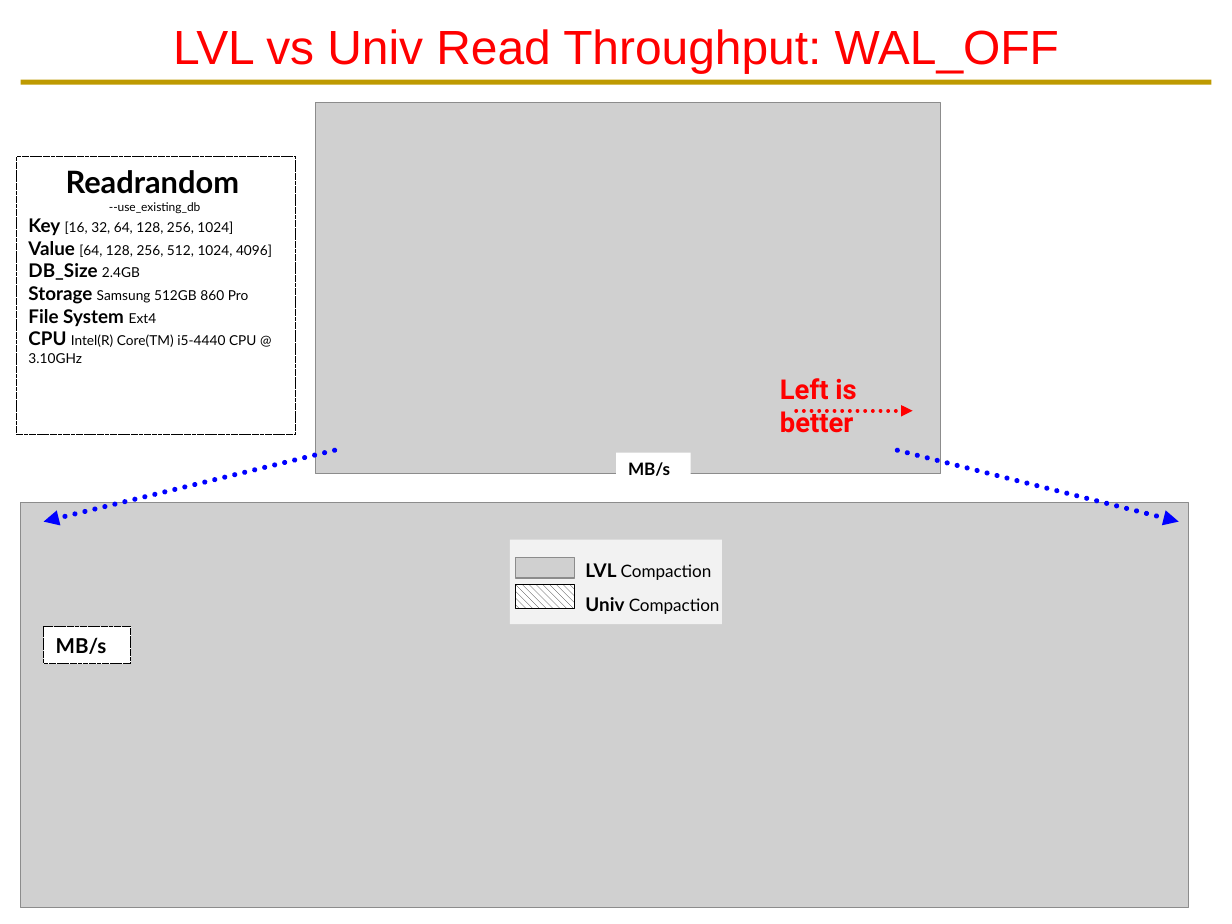
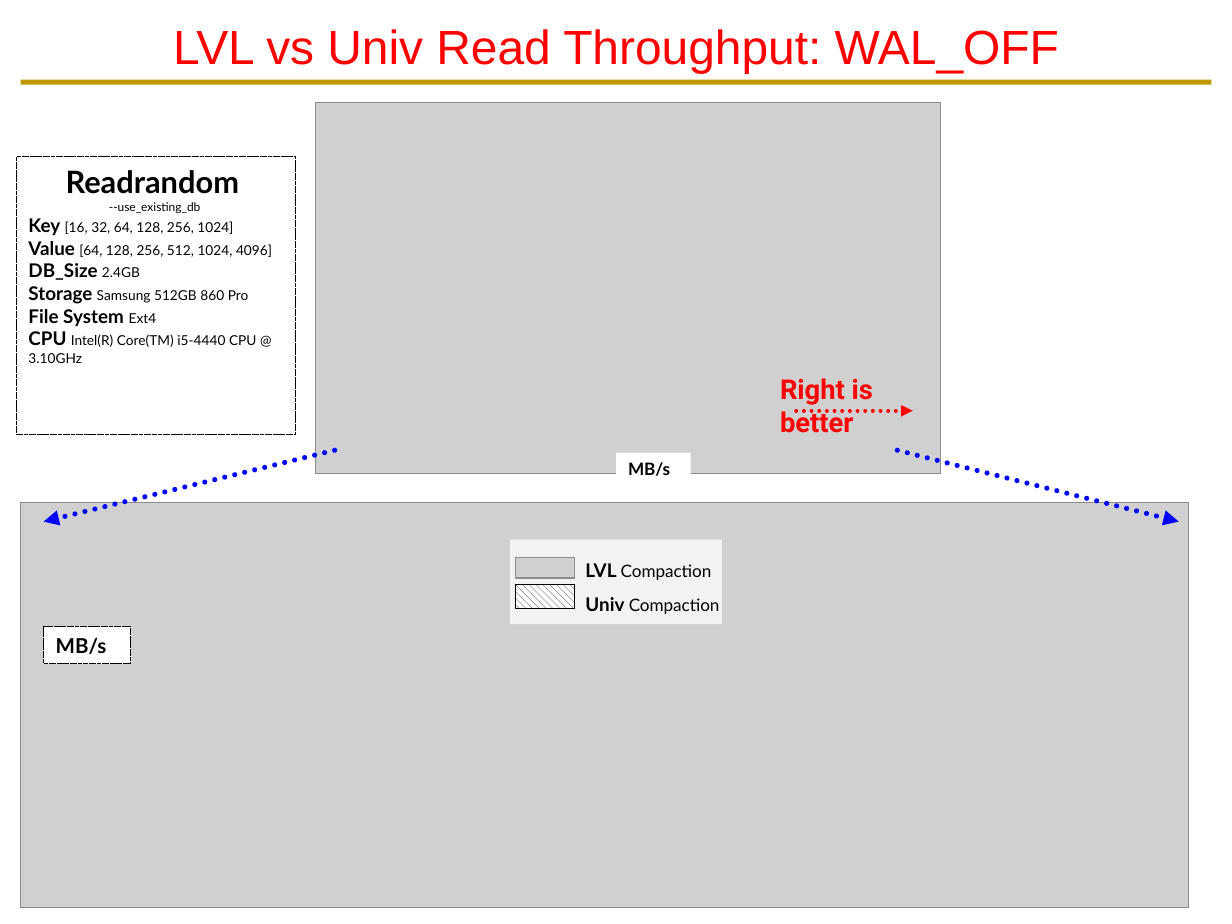
Before and after one commit to DKU-StarLab/RocksDB_Festival, a slide deck: slide 6 of RF1_Team_Compaction/RocksDB_Festival_Compaction_Team1_Quantitative_Analysis3_v0.3(송인호 한예진).pptx. Drawn at 1232x924 pixels with LibreOffice and Linux fonts; fonts in the diff are those of the drawing; grey boxes stand for pictures; background and template pictures are left out. Boxes give left, top, right and bottom in pixels: in the first picture for what was removed or moved away, otherwise in the second. Text is boxed around its words. In the diff, an @@ line names an element or a change of style, - is before the commit and + after.

```diff
--- a/RF1_Team_Compaction/RocksDB_Festival_Compaction_Team1_Quantitative_Analysis3_v0.3(송인호 한예진).pptx
+++ b/RF1_Team_Compaction/RocksDB_Festival_Compaction_Team1_Quantitative_Analysis3_v0.3(송인호 한예진).pptx
@@ text at (780,378,873,433): text changed @@
-Left is better
+Right is better
```
Also in this commit, not shown: 1 other slide changed, 1 other file.
